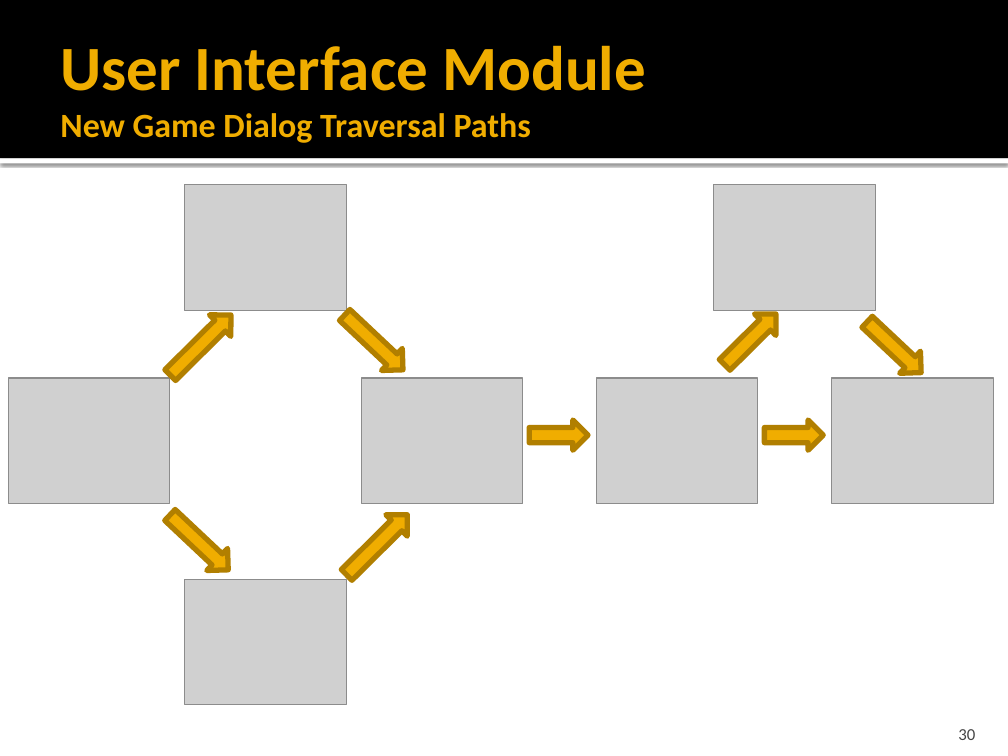
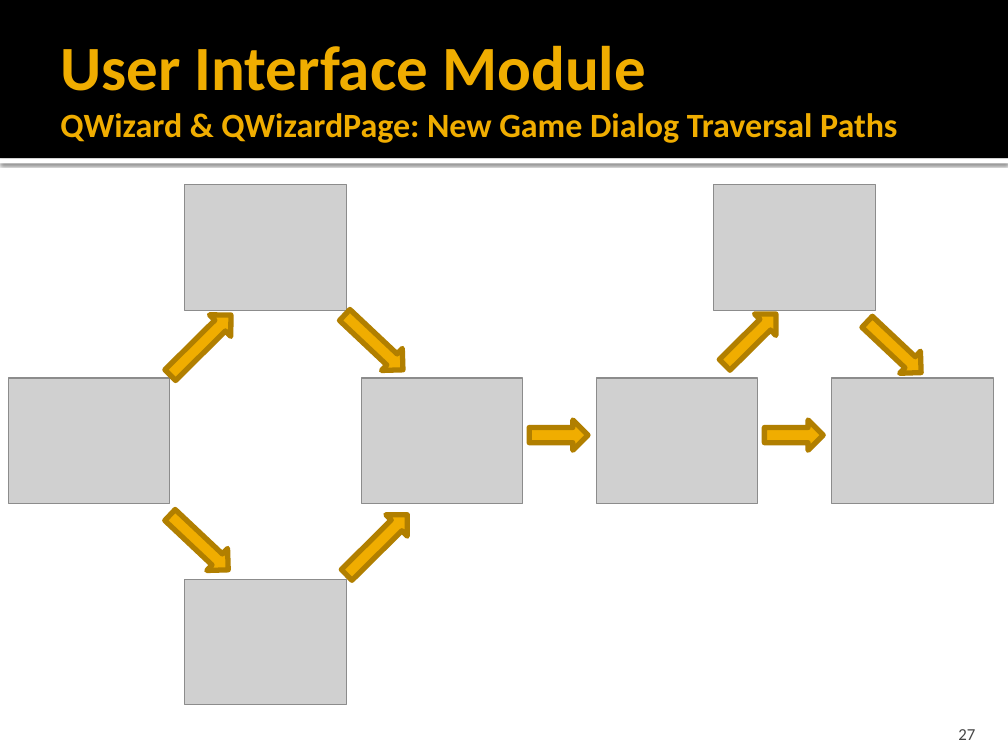
Before and after one commit to idxExtropy/duel-reality, a slide deck: slide 27 of Docs/DUEL REALITY .pptx (slide 30 before the commit). Drawn at 1008x756 pixels with LibreOffice and Linux fonts; fonts in the diff are those of the drawing; grey boxes stand for pictures. Boxes give left, top, right and bottom in pixels: in the first picture for what was removed or moved away, otherwise in the second. Text is boxed around its words. In the diff, an @@ line names an element or a change of style, - is before the commit and + after.

```diff
--- a/Docs/DUEL REALITY .pptx
+++ b/Docs/DUEL REALITY .pptx
@@ title at (60, 45, 897, 143): text changed @@
-User Interface Module
-New Game Dialog Traversal Paths
+User Interface Module
+QWizard & QWizardPage: New Game Dialog Traversal Paths
@@ page number at (958, 729, 975, 740): text changed @@
-30
+27
```
Also in this commit, not shown: 5 other slides changed, 3 slides added, 4 slides removed, 16 other files.
